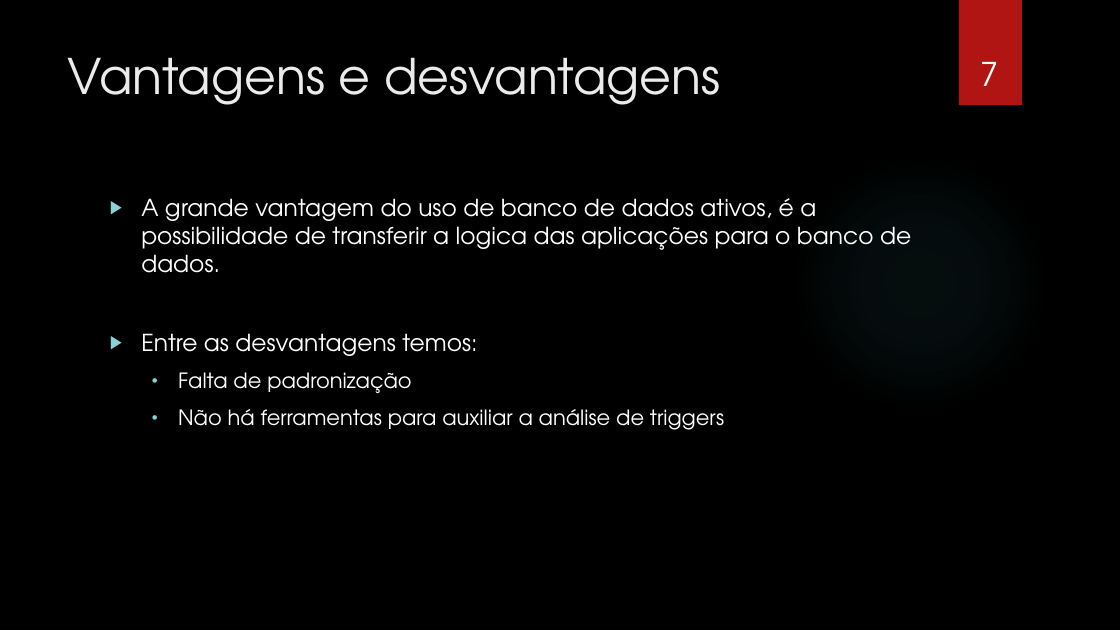
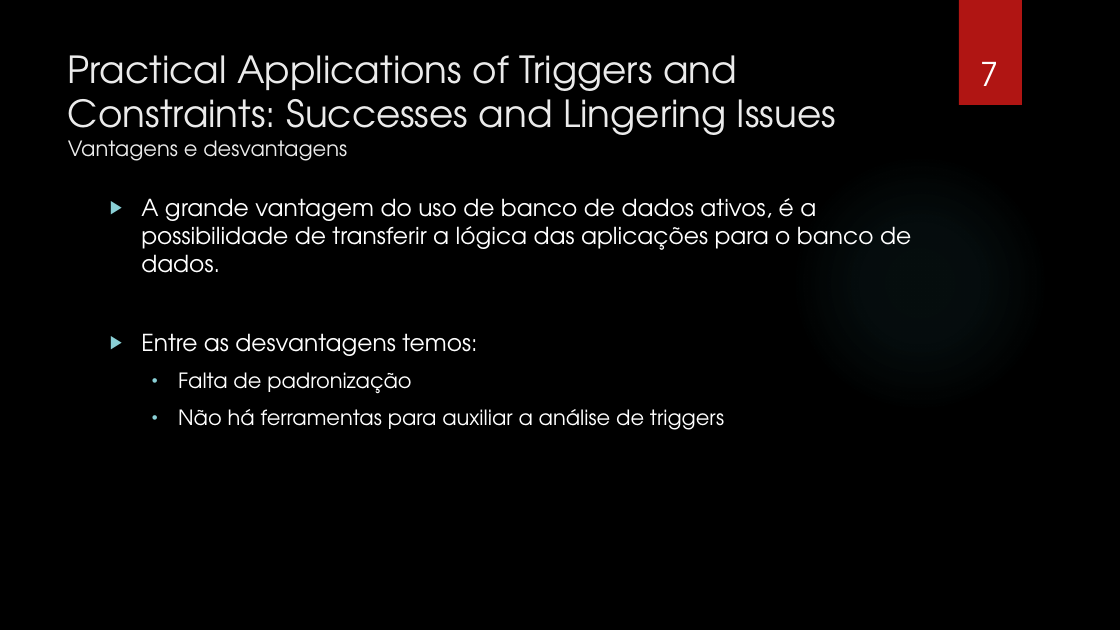
Before and after one commit to gorobaum/t2bd, a slide deck: slide 7 of apresentacao.pptx. Drawn at 1120x630 pixels with LibreOffice and Linux fonts; fonts in the diff are those of the drawing; background and template pictures are left out. Boxes give left, top, right and bottom in pixels: in the first picture for what was removed or moved away, otherwise in the second. Text is boxed around its words. In the diff, an @@ line names an element or a change of style, - is before the commit and + after.

```diff
--- a/apresentacao.pptx
+++ b/apresentacao.pptx
@@ title at (68, 55, 836, 161): text changed; size 42 to 32 pt @@
-Vantagens e desvantagens
+Practical Applications of Triggers and Constraints: Successes and Lingering Issues Vantagens e desvantagens
@@ text at (141, 198, 911, 273): text changed @@
-▶ A grande vantagem do uso de banco de dados ativos, é a possibilidade de transferir a logica das aplicações para o banco de dados.
+▶ A grande vantagem do uso de banco de dados ativos, é a possibilidade de transferir a lógica das aplicações para o banco de dados.
```
Also in this commit, not shown: 8 other slides changed, 3 slides added, 2 slides removed.
